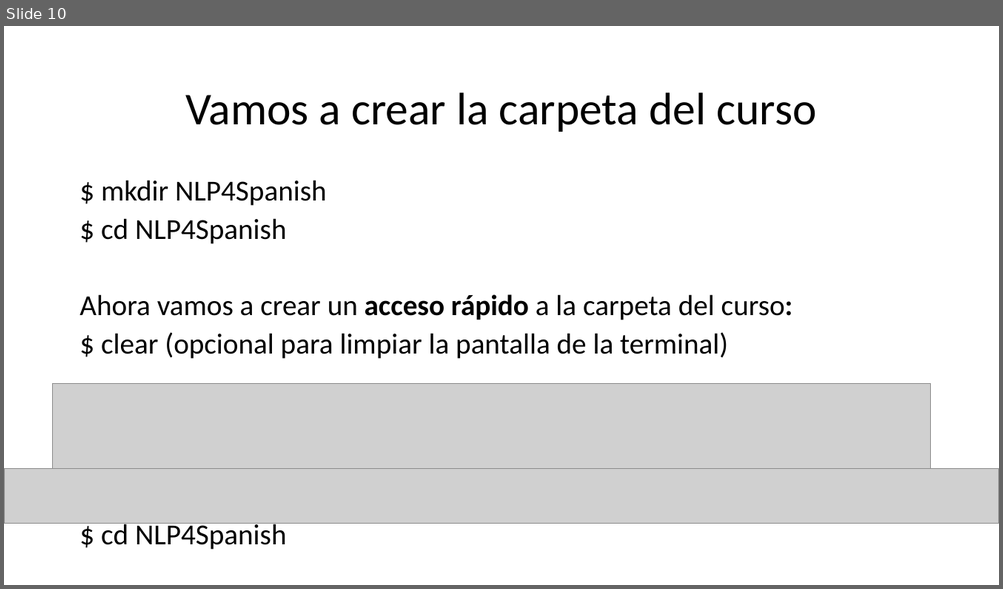
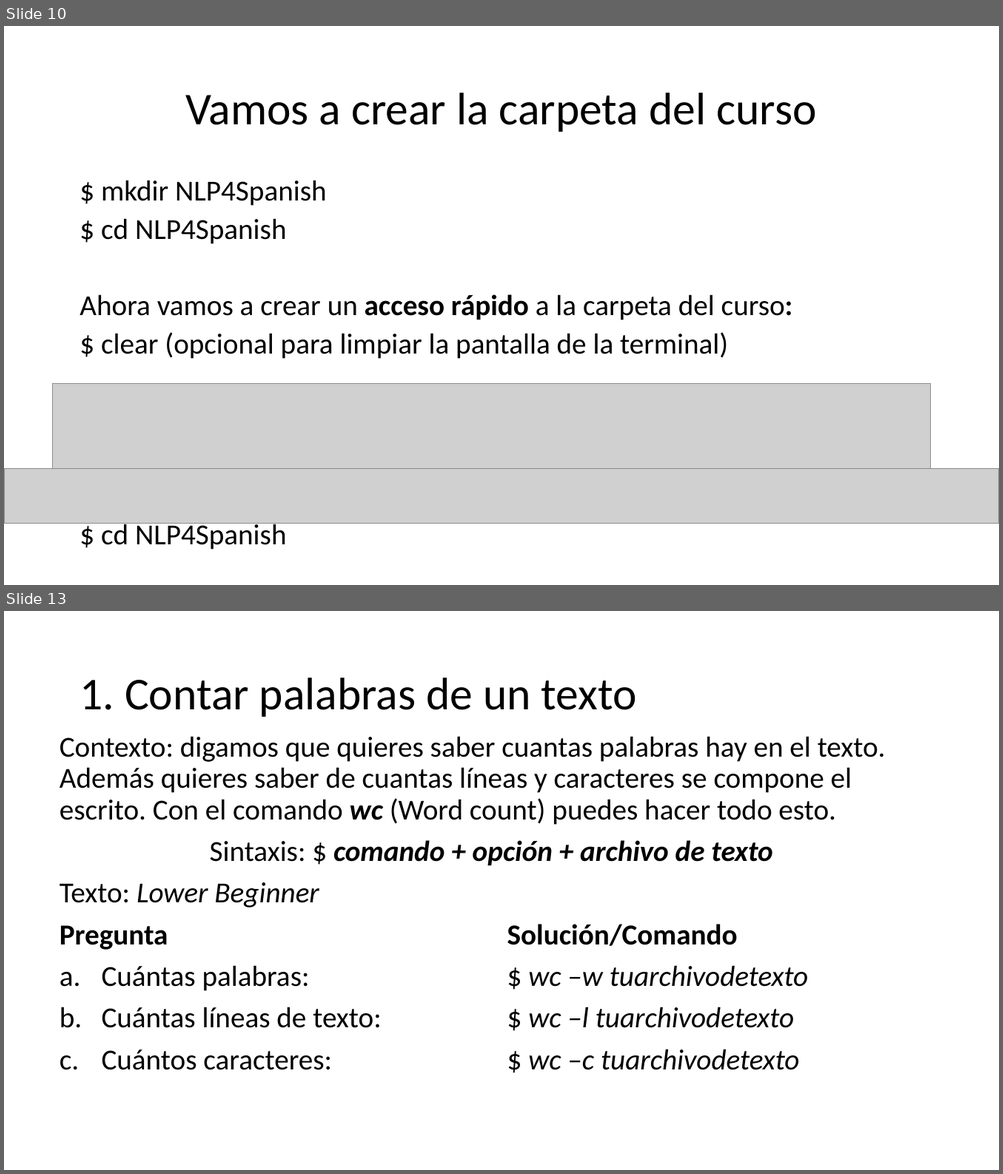
Before and after one commit to falconrr/NLP4SPanish2022, a slide deck: Week 1/Classes/Clase1.pptx. Shown one above the other, each under a label of ours: slide 10 before the commit, slides 10 and 13 after it; the slides between them are not shown. The pictures are 1003x589 and 1003x1174 pixels, drawn with LibreOffice and Linux fonts; fonts in the diff are those of the drawing; grey boxes stand for pictures. Boxes give left, top, right and bottom in pixels: in the first picture for what was removed or moved away, otherwise in the second. Text is boxed around its words. In the diff, an @@ line names an element or a change of style, - is before the commit and + after.

```diff
--- a/Week 1/Classes/Clase1.pptx
+++ b/Week 1/Classes/Clase1.pptx
@@ slide 13 added at <box>4,611,999,1170</box>, background #FFFFFF @@
@@ title added at <box>79,678,637,717</box>, 44 pt, text #000000 @@
+1. Contar palabras de un texto
@@ text added at <box>60,736,885,1071</box>, 28 pt, text #000000 @@
+Contexto: digamos que quieres saber cuantas palabras hay en el texto. Además quieres saber de cuantas líneas y caracteres se compone el escrito. Con el comando wc (Word count) puedes hacer todo esto.
+Sintaxis: $ comando + opción + archivo de texto
+Texto: Lower Beginner
+Pregunta Solución/Comando
+a. Cuántas palabras: $ wc –w tuarchivodetexto
+b. Cuántas líneas de texto: $ wc –l tuarchivodetexto
+c. Cuántos caracteres: $ wc –c tuarchivodetexto
```
Also in this commit, not shown: 4 slides changed, 15 other slides added, 1 slide removed, 9 other files.
